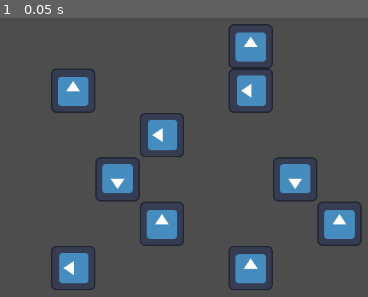
Above: before the commit, frame 1.
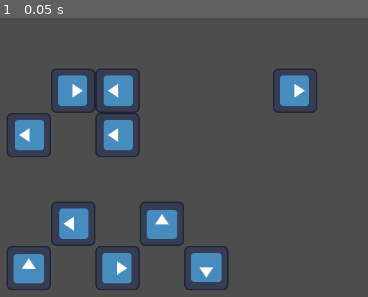
Above: after the commit, the same moment.

Repository: sbxte/gimapp25-hands-on
Game: Godot game, scene res://scenes/Idek.tscn
The game is run twice, just before and just after one commit, with the same random seed, the same clock (stepped at 60 frames per second) and the same inputs. The project has no main scene, so this scene is started directly. The engine's default icon, where the game draws it, is replaced by a stand-in: a white triangle on a blue panel in a dark square.
Inputs:
- Up to frame 1 (0.05 s): no input

The runs differ from the first frame. In frame 1, 19% of the frame differs, in the area x 1-99%, y 2-98%.

Commit message:
style: Add comments explaining wtf I was doing

Diff:
--- a/scenes/Idek.tscn
+++ b/scenes/Idek.tscn
@@ -1,6 +1,6 @@
 [gd_scene load_steps=3 format=3 uid="uid://dmovihstuyenq"]
 
-[ext_resource type="Script" uid="uid://co45egaoenab3" path="res://scripts/Canvasonetidk.gd" id="1_3viih"]
+[ext_resource type="Script" uid="uid://co45egaoenab3" path="res://scripts/canvas.gd" id="1_3viih"]
 [ext_resource type="PackedScene" uid="uid://c5vcybq0vjjbh" path="res://scenes/Cat.tscn" id="2_wax7u"]
 
 [node name="Node2D" type="Node2D"]
--- a/scripts/Canvasonetidk.gd
+++ /dev/null
@@ -1,67 +0,0 @@
-extends Node2D
-
-var mousePos: Vector2
-@export var snap_vec: Vector2 = Vector2(64, 64)
-var snap: bool = false
-var path: Array = []
-
-@export var cat_scene: PackedScene
-
-func _ready() -> void:
-	for i in range(10):
-		var instance: Cat = cat_scene.instantiate()
-		instance.position = Vector2(randf_range(100, 600), randf_range(50, 400)).snapped(snap_vec)
-		instance.type = randi_range(1, 4)
-		add_child(instance)
-	pass
-
-func _process(delta: float) -> void:
-	queue_redraw()
-
-func _physics_process(delta: float) -> void:
-	var snapped = get_global_mouse_position().snapped(snap_vec)
-	if Input.is_mouse_button_pressed(MOUSE_BUTTON_LEFT):
-		if not snap and intersects(snapped) != -1:
-			# just now started pressing button
-			snap = true
-			path.clear()
-			path.push_back(snapped)
-	else:
-		snap = false
-		path.clear()
-		return
-
-
-	var intersection = intersects(snapped)
-	var intersection_instance = instance_from_id(intersection)
-	var snap_intersec_inst = instance_from_id(intersects(path[0]))
-
-	if intersection == -1:
-		if path[path.size() - 1] != snapped:
-			path.push_back(snapped)
-	elif intersection_instance != null and snap_intersec_inst != null \
-		and intersection_instance != snap_intersec_inst \
-		and (intersection_instance as Node).get_parent() is Cat \
-		and (snap_intersec_inst as Node).get_parent() is Cat \
-		and  (intersection_instance.get_parent() as Cat).type == (snap_intersec_inst.get_parent() as Cat).type:
-			if path[path.size() - 1] != snapped:
-				path.push_back(snapped)
-			(intersection_instance as Node).get_parent().queue_free()
-			(snap_intersec_inst as Node).get_parent().queue_free()
-
-func _draw() -> void:
-	if path.size() == 0:
-		return
-	for cell_i in range(1, path.size()):
-		draw_circle(path[cell_i], 2, Color.GREEN)
-		draw_line(path[cell_i - 1], path[cell_i], Color.GREEN, 5.0)
-
-
-func intersects(vec: Vector2) -> int:
-	var param = PhysicsPointQueryParameters2D.new()
-	param.position = vec
-	var intersection = get_world_2d().direct_space_state.intersect_point(param, 1)
-	if intersection.size() == 0:
-		return -1
-	else:
-		return intersection[0]["collider_id"]
--- /dev/null
+++ b/scripts/canvas.gd
@@ -0,0 +1,93 @@
+extends Node2D
+
+var mousePos: Vector2
+@export var snap_vec: Vector2 = Vector2(64, 64)
+var pressing: bool = false
+
+var path_changed: bool = false
+var path: Array = []
+
+@export var cat_scene: PackedScene
+
+func _ready() -> void:
+	# Spawn cats randomly
+	for i in range(10):
+		var instance: Cat = cat_scene.instantiate()
+		instance.position = Vector2(randf_range(100, 600), randf_range(50, 400)).snapped(snap_vec)
+		instance.type = randi_range(1, 4)
+		add_child(instance)
+
+func _process(_delta: float) -> void:
+	if path_changed:
+		queue_redraw()
+		path_changed = false
+
+func _physics_process(_delta: float) -> void:
+	var snap_to = get_global_mouse_position().snapped(snap_vec)
+
+	# When beginning to press and mouse is hovering above a cat,
+	# clear the existing path and append the first point in the line path
+	#
+	# When the mouse is released, clear the line path
+	# and cancel further processing (return)
+	if Input.is_mouse_button_pressed(MOUSE_BUTTON_LEFT):
+		if not pressing and intersects(snap_to) != -1:
+			pressing = true
+			path_changed = true
+			path.push_back(snap_to)
+	else:
+		pressing = false
+		path_changed = true
+		path.clear()
+		return
+
+
+	var intersects_end = intersects(snap_to)
+	var instance_end = instance_from_id(intersects_end)
+	var instance_start = instance_from_id(intersects(path[0]))
+
+	# If no intersection is found and the mouse has moved to a different cell,
+	# append the new cell to the path
+	#
+	# If an intersection is found and mouse is over a cat,
+	# check if the cat has matching type with the cat we started with
+	# If it matches, delete both cats
+	if intersects_end == -1:
+		if path[path.size() - 1] != snap_to:
+			path_changed = true
+			path.push_back(snap_to)
+	elif instance_end != null and instance_start != null \
+		and instance_end != instance_start \
+		and (instance_end as Node).get_parent() is Cat \
+		and (instance_start as Node).get_parent() is Cat \
+		and  (instance_end.get_parent() as Cat).type == (instance_start.get_parent() as Cat).type:
+			if path[path.size() - 1] != snap_to:
+				path_changed = true
+				path.push_back(snap_to)
+			(instance_end as Node).get_parent().queue_free()
+			(instance_start as Node).get_parent().queue_free()
+
+func _draw() -> void:
+	# The path array consists of points in the path
+	# To draw the whole line, draw line segments connecting each point
+	if path.size() == 0:
+		return
+	for cell_i in range(1, path.size()):
+		draw_circle(path[cell_i], 2, Color.GREEN)
+		draw_line(path[cell_i - 1], path[cell_i], Color.GREEN, 5.0)
+
+
+# Helper function to determine whether a point is touching anything in the physical world
+# Returns -1 when not intersecting anything,
+# otherwise it returns the collider's instance ID
+#
+# NOTE: Currently the cats are represented using Area2D and Collision2D
+# TODO: Is using UI (Control) elements a better approach instead? Debugger seems to not like the current appraoch
+func intersects(vec: Vector2) -> int:
+	var param = PhysicsPointQueryParameters2D.new()
+	param.position = vec
+	var intersection = get_world_2d().direct_space_state.intersect_point(param, 1)
+	if intersection.size() == 0:
+		return -1
+	else:
+		return intersection[0]["collider_id"]
--- a/scripts/cat.gd
+++ b/scripts/cat.gd
@@ -10,7 +10,7 @@
 func _ready() -> void:
 	sprite = find_child("Sprite2D")
 
-func _process(delta: float) -> void:
+func _process(_delta: float) -> void:
 	if type == 1:
 		sprite.rotation_degrees = 90
 	elif type == 2:
Renamed: scripts/Canvasonetidk.gd.uid -> scripts/canvas.gd.uid
